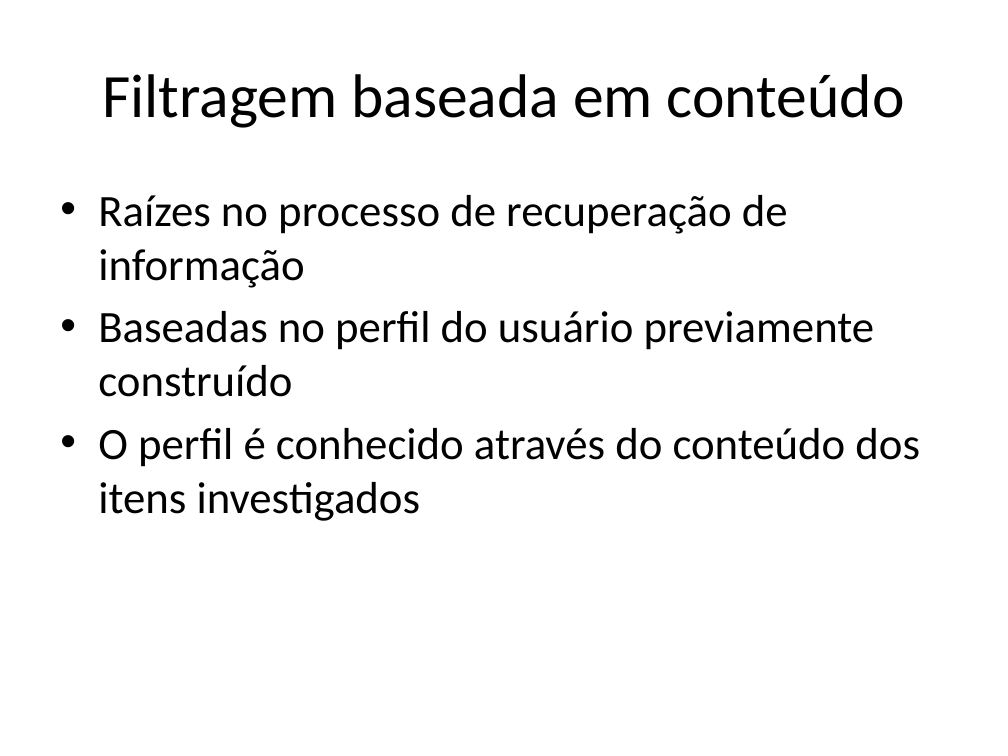
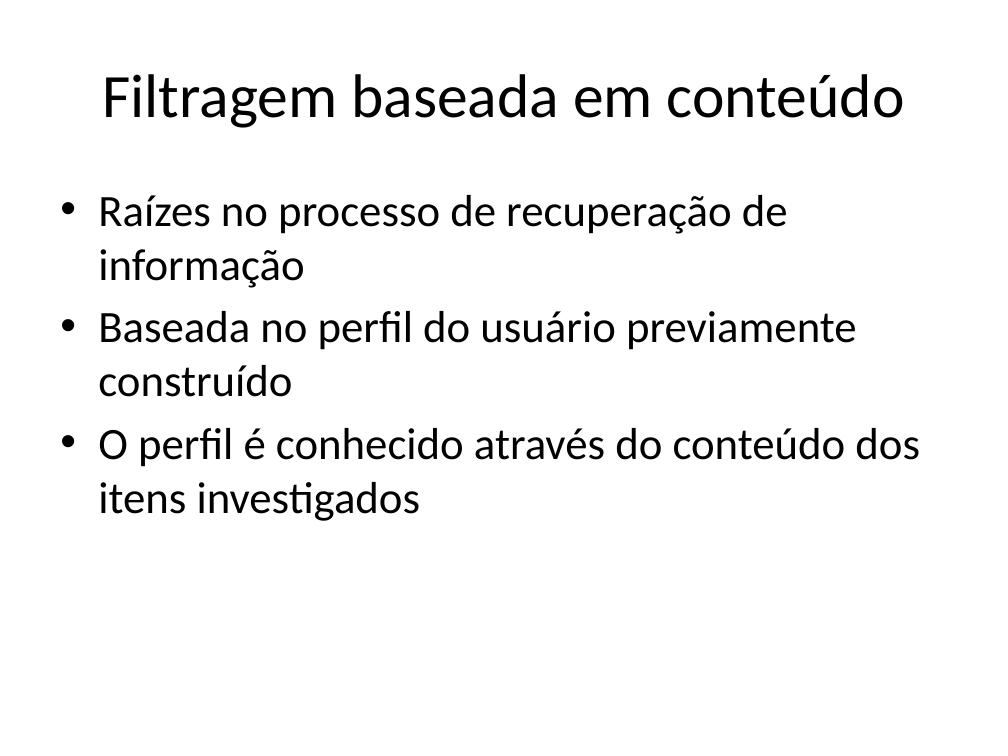
Before and after one commit to andersonberg/srsom, a slide deck: slide 9 of Apresentação/TCC_AndersonBerg_Apresentação_20091206_V1.pptx (slide 8 before the commit). Drawn at 1008x756 pixels with LibreOffice and Linux fonts; fonts in the diff are those of the drawing. Boxes give left, top, right and bottom in pixels: in the first picture for what was removed or moved away, otherwise in the second. Text is boxed around its words. In the diff, an @@ line names an element or a change of style, - is before the commit and + after.

```diff
--- a/Apresentação/TCC_AndersonBerg_Apresentação_20091206_V1.pptx
+++ b/Apresentação/TCC_AndersonBerg_Apresentação_20091206_V1.pptx
@@ text at [98, 311, 857, 397]: text changed @@
-• Baseadas no perfil do usuário previamente construído
+• Baseada no perfil do usuário previamente construído
```
Also in this commit, not shown: 8 other slides changed, 2 slides added, 2 slides removed, 1 other file.
